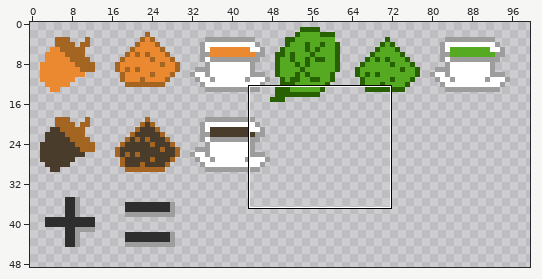
Edited in one commit: sprite sheet (src/images/items.png). The picture above shows the old version from afar; the outline marks the close-up.
Close-up. Before the commit:
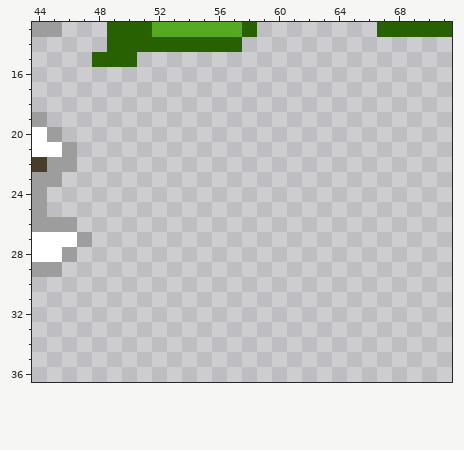
The file is 128x128 pixels. Shown: x 44..71, y 13..36. The wide view leaves out empty margins.
New version:
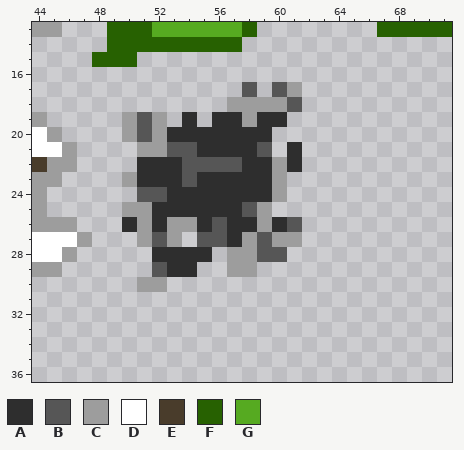
Palette (. is transparent): A #2e2e2e  B #565656  C #9d9d9d  D #ffffff  E #493c2b  F #276101  G #56aa21
The exact change:
@@ x 48..63 @@
 16 ................
-17 ................
-18 ................
-19 ................
-20 ................
-21 ................
-22 ................
-23 ................
-24 ................
-25 ................
-26 ................
-27 ................
-28 ................
-29 ................
-30 ................
+17 ..........B.BC..
+18 .........CCCCB..
+19 ..CBC.A.AACAA...
+20 ..CBCAAAAAAA....
+21 ...CCBBAAAAB.A..
+22 ...AAABBBBAACA..
+23 ..CAAABAAAAAC...
+24 ...BBAAAAAAAC...
+25 ..CCAAAAAABC....
+26 ..ACACCABAACAB..
+27 ...CBC.BBACBCC..
+28 ....AAAA.CCBB...
+29 ....BAA..CC.....
+30 ...CC...........
 31 ................
Boxes around the changes in both close-ups, in picture pixels (x1, y1, x2, y2):
added: (122, 82, 302, 292)
